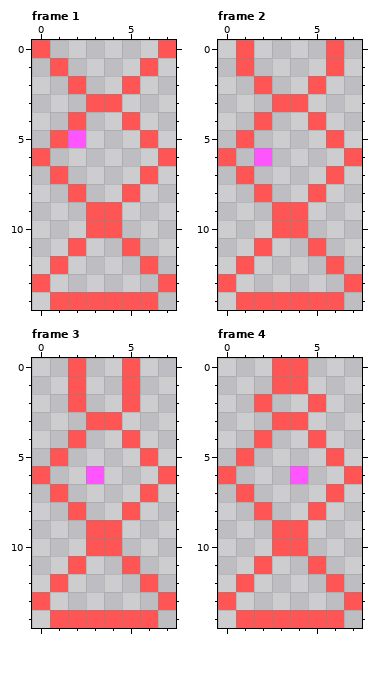
One commit to this pixel-art file: images/enemy.ase. Above is the file before it was changed.
8x15 pixels, 6 frames. Shown: frame 1, frame 2, frame 3, frame 4. The commit also changed other frames, which this record leaves out.
And afterwards:
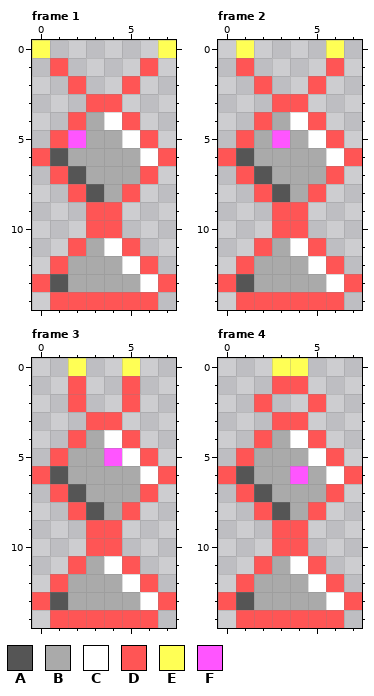
Palette (. is transparent): A #555555  B #aaaaaa  C #ffffff  D #ff5555  E #ffff55  F #ff55ff
Changes in this commit:
Frame 1:
y 0: x 0 D -> E; x 7 D -> E
y 4: x 3..4 .. -> BC
y 5: x 3..5 ... -> BBC
y 6: x 1..6 ...... -> ABBBBC
y 7: x 2..5 .... -> ABBB
y 8: x 3..4 .. -> AB
y 11: x 3..4 .. -> BC
y 12: x 2..5 .... -> BBBC
y 13: x 1..6 ...... -> ABBBBC
Frame 2:
y 0: x 1 D -> E; x 6 D -> E
y 4: x 3..4 .. -> BC
y 5: x 2..5 .... -> BFBC
y 6: x 1..6 .F.... -> ABBBBC
y 7: x 2..5 .... -> ABBB
y 8: x 3..4 .. -> AB
y 11: x 3..4 .. -> BC
y 12: x 2..5 .... -> BBBC
y 13: x 1..6 ...... -> ABBBBC
Frame 3:
y 0: x 2 D -> E; x 5 D -> E
y 4: x 3..4 .. -> BC
y 5: x 2..5 .... -> BBFC
y 6: x 1..6 ..F... -> ABBBBC
y 7: x 2..5 .... -> ABBB
y 8: x 3..4 .. -> AB
y 11: x 3..4 .. -> BC
y 12: x 2..5 .... -> BBBC
y 13: x 1..6 ...... -> ABBBBC
Frame 4:
y 0: x 3..4 DD -> EE
y 4: x 3..4 .. -> BC
y 5: x 2..5 .... -> BBBC
y 6: x 1..3 ... -> ABB; x 5..6 .. -> BC
y 7: x 2..5 .... -> ABBB
y 8: x 3..4 .. -> AB
y 11: x 3..4 .. -> BC
y 12: x 2..5 .... -> BBBC
y 13: x 1..6 ...... -> ABBBBC
